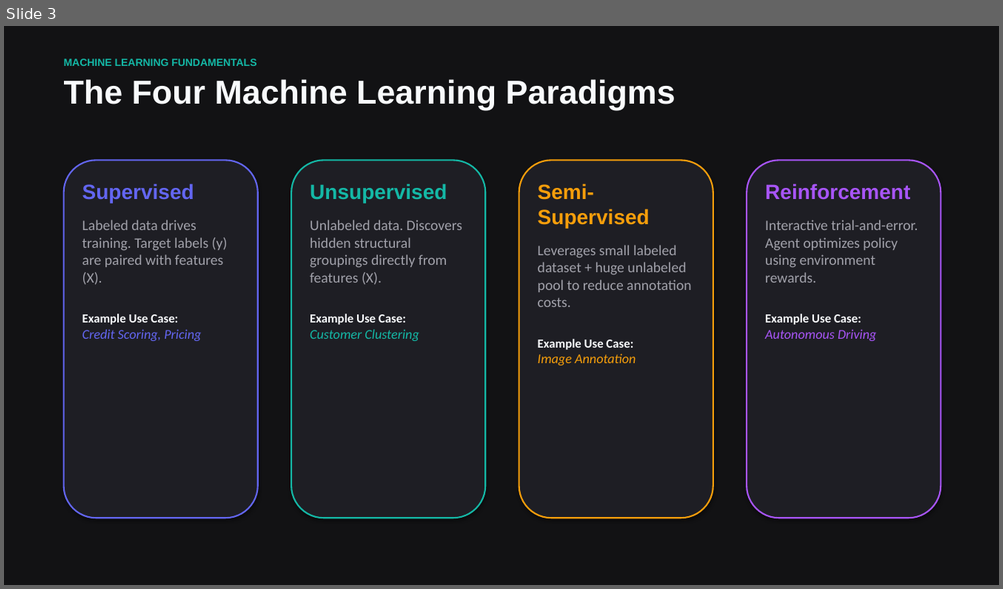
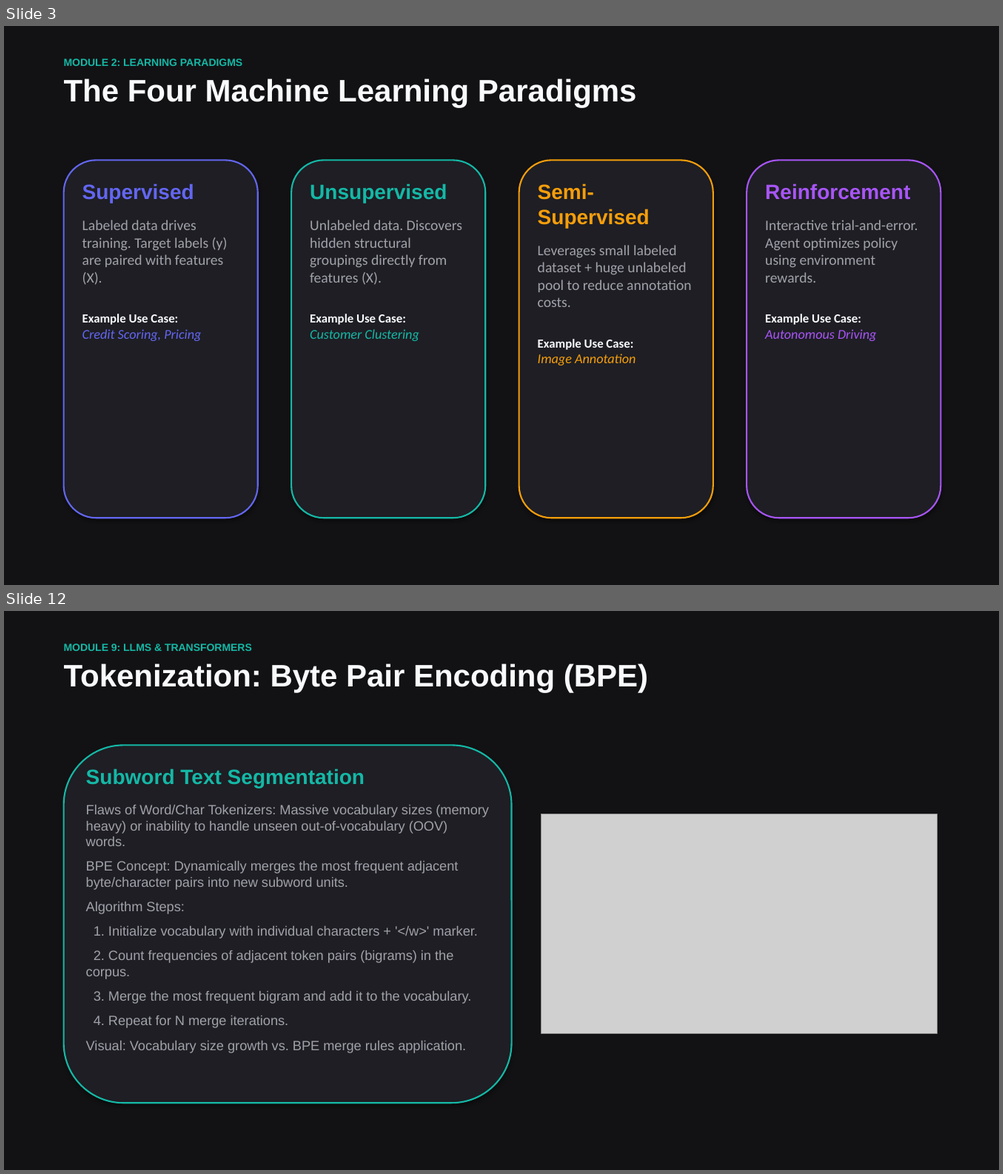
Before and after one commit to vdonthireddy/ai-course, a slide deck: machine_learning_fundamentals.pptx. Shown one above the other, each under a label of ours: slide 3 before the commit, slides 3 and 12 after it; the slides between them are not shown. The pictures are 1003x589 and 1003x1174 pixels, drawn with LibreOffice and Linux fonts; fonts in the diff are those of the drawing; grey boxes stand for pictures. Boxes give left, top, right and bottom in pixels: in the first picture for what was removed or moved away, otherwise in the second. Text is boxed around its words. In the diff, an @@ line names an element or a change of style, - is before the commit and + after.

Commit message:
feat: expand ML presentation to 21 slides covering all modules, scratch code, LLM chapters, and mathematical glossary with auto-scaled plots

```diff
--- a/machine_learning_fundamentals.pptx
+++ b/machine_learning_fundamentals.pptx
@@ slide 12 added at (x1=4, y1=611, x2=999, y2=1170), background #121214 @@
@@ text added at (x1=64, y1=644, x2=252, y2=651), 10 pt, text #14B8A6, bold @@
+MODULE 9: LLMS & TRANSFORMERS
@@ text added at (x1=64, y1=664, x2=648, y2=692), 30 pt, text #F8FAFC, bold @@
+Tokenization: Byte Pair Encoding (BPE)
@@ rounded rectangle added at (x1=64, y1=745, x2=512, y2=1103), fill #1E1E24, outline #14B8A6 1.5 pt @@
@@ text added at (x1=86, y1=769, x2=489, y2=1054), 13 pt, text #A1A1AA @@
+Subword Text Segmentation
+Flaws of Word/Char Tokenizers: Massive vocabulary sizes (memory heavy) or inability to handle unseen out-of-vocabulary (OOV) words.
+BPE Concept: Dynamically merges the most frequent adjacent byte/character pairs into new subword units.
+Algorithm Steps:
+1. Initialize vocabulary with individual characters + '</w>' marker.
+2. Count frequencies of adjacent token pairs (bigrams) in the corpus.
+3. Merge the most frequent bigram and add it to the vocabulary.
+4. Repeat for N merge iterations.
+Visual: Vocabulary size growth vs. BPE merge rules application.
@@ picture added at (x1=541, y1=815, x2=936, y2=1034) @@
@@ slide 3 changed as well @@
@@ text at (x1=64, y1=59, x2=242, y2=66): text changed @@
-MACHINE LEARNING FUNDAMENTALS
+MODULE 2: LEARNING PARADIGMS
@@ text "The Four Machine Learning Paradigms" at (x1=64, y1=79, x2=637, y2=107): size 32 to 30 pt @@
```
Also in this commit, not shown: 5 other slides changed, 14 other slides added, 4 slides removed, 1 other file.
